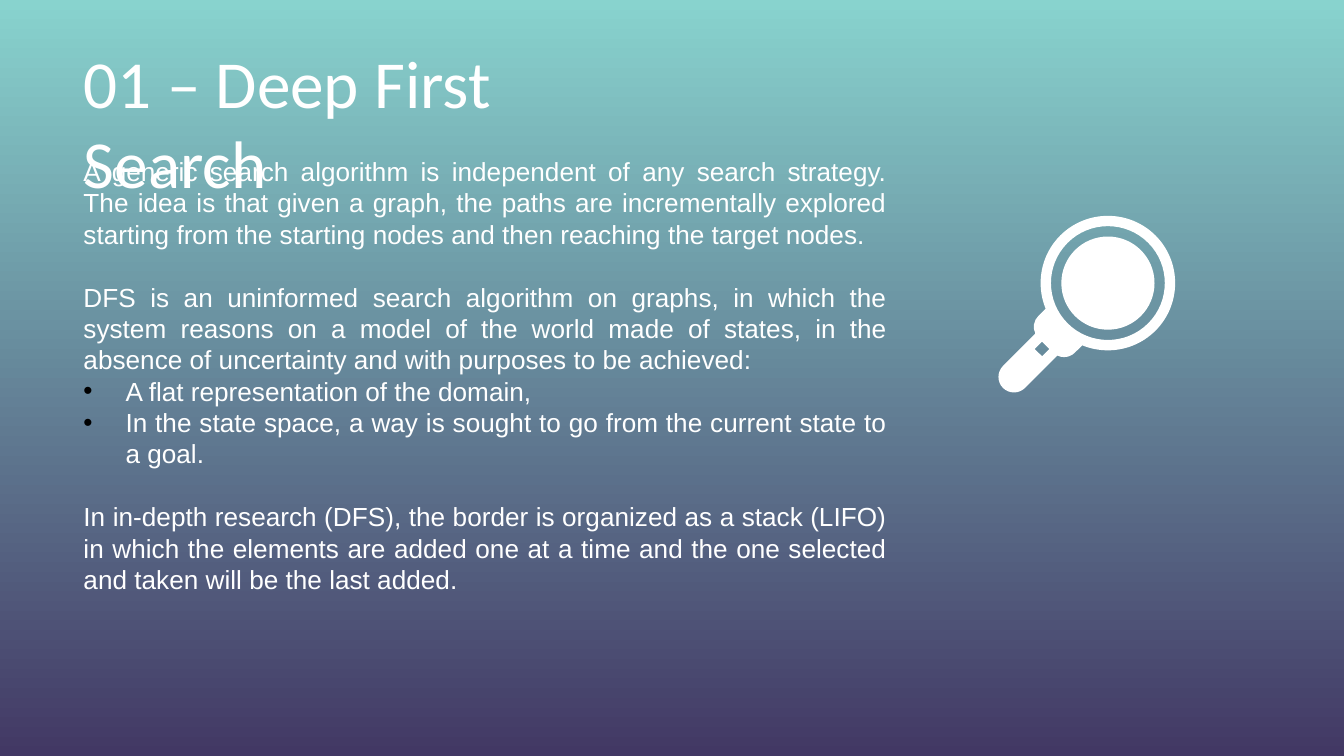
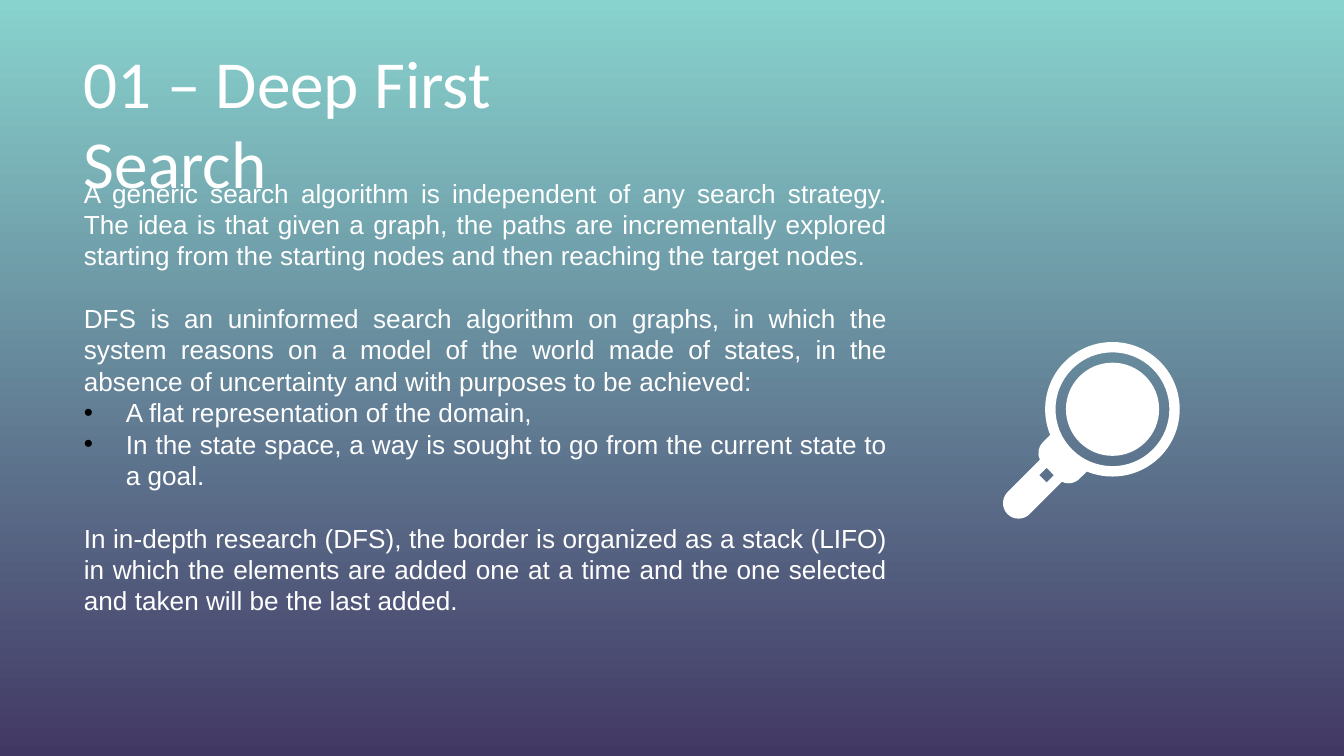
Before and after one commit to Chrism1c/TetrAIs, a slide deck: slide 6 of doc/Presentazione TetrAIs.pptx. Drawn at 1344x756 pixels with LibreOffice and Linux fonts; fonts in the diff are those of the drawing; background and template pictures are left out. Boxes give left, top, right and bottom in pixels: in the first picture for what was removed or moved away, otherwise in the second. Text is boxed around its words. In the diff, an @@ line names an element or a change of style, - is before the commit and + after.

```diff
--- a/doc/Presentazione TetrAIs.pptx
+++ b/doc/Presentazione TetrAIs.pptx
@@ text "A generic search algorithm is ...": place and size @@
-text "A generic search algorithm is ..." at bbox=[83, 160, 886, 589]
+text "A generic search algorithm is ..." at bbox=[84, 181, 887, 610]
@@ freeform shape: place and size @@
-freeform shape at bbox=[997, 216, 1181, 392]
+freeform shape at bbox=[1001, 341, 1185, 517]
@@ freeform shape: place and size @@
-freeform shape at bbox=[1062, 237, 1154, 329]
+freeform shape at bbox=[1066, 363, 1159, 456]
```
Also in this commit, not shown: 3 other slides changed.
